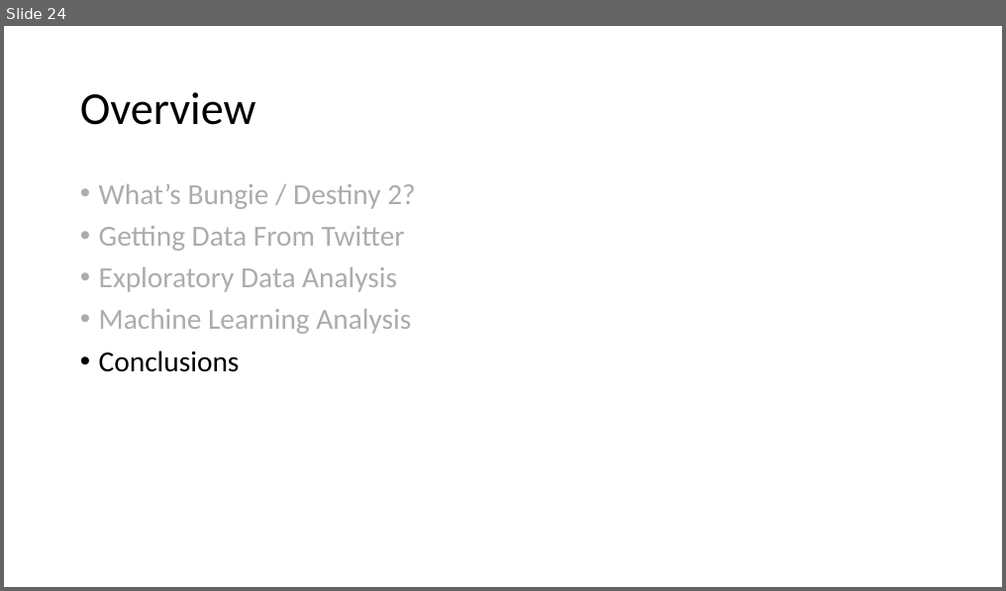
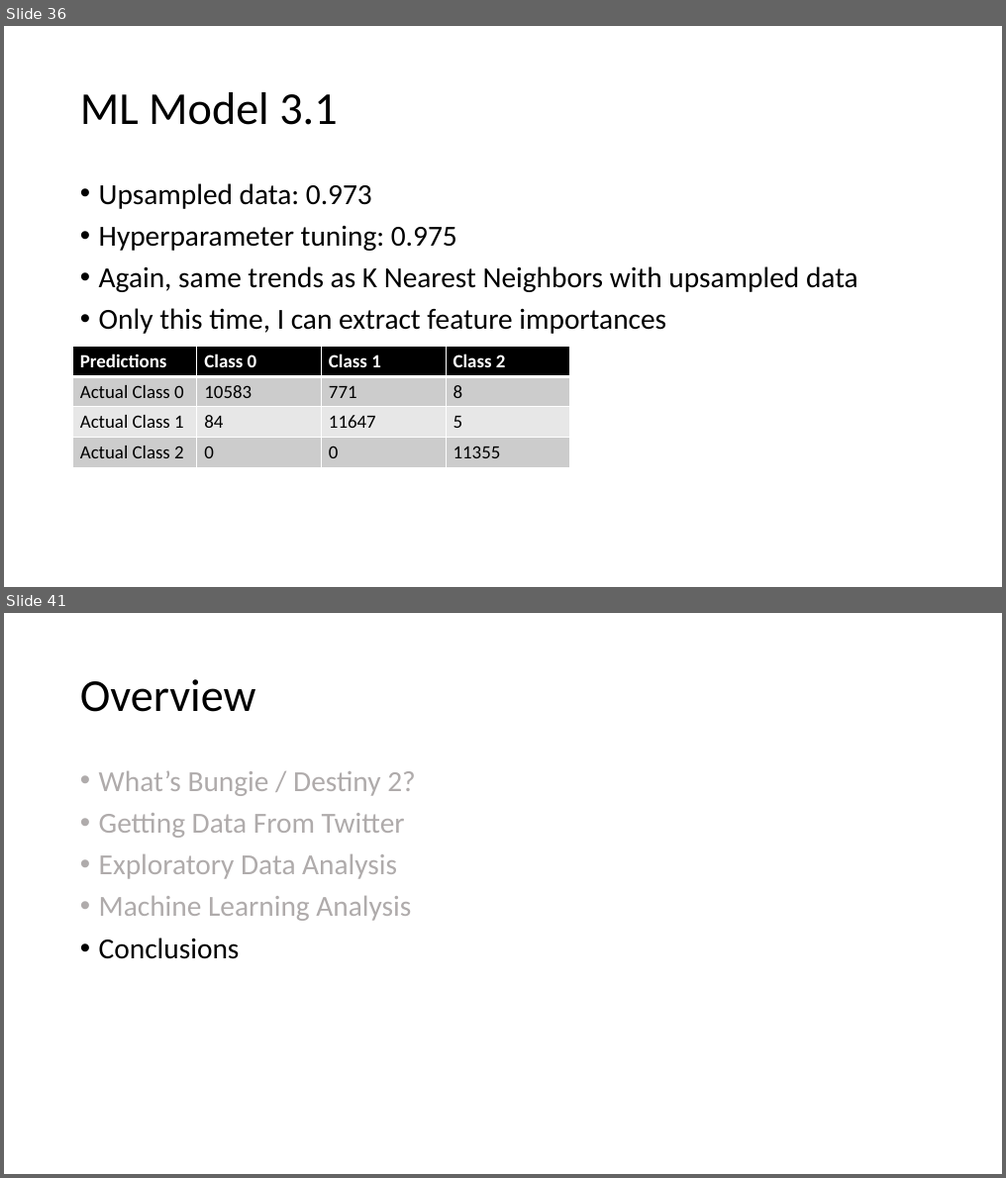
Before and after one commit to salvis2/SpringboardAlvis, a slide deck: capstone_project_2/reports/capstone_project_2_presentation.pptx. Shown one above the other, each under a label of ours: slide 24 before the commit, slides 36 and 41 after it; the slides between them are not shown. The pictures are 1006x591 and 1006x1178 pixels, drawn with LibreOffice and Linux fonts; fonts in the diff are those of the drawing. Boxes give left, top, right and bottom in pixels: in the first picture for what was removed or moved away, otherwise in the second. Text is boxed around its words. In the diff, an @@ line names an element or a change of style, - is before the commit and + after.

```diff
--- a/capstone_project_2/reports/capstone_project_2_presentation.pptx
+++ b/capstone_project_2/reports/capstone_project_2_presentation.pptx
@@ slide 36 added at (x1=4, y1=26, x2=1002, y2=587), background #FFFFFF @@
@@ title added at (x1=80, y1=92, x2=337, y2=125), 44 pt, text #000000 @@
+ML Model 3.1
@@ text added at (x1=99, y1=183, x2=858, y2=334), 28 pt, text #000000 @@
+• Upsampled data: 0.973
+• Hyperparameter tuning: 0.975
+• Again, same trends as K Nearest Neighbors with upsampled data
+• Only this time, I can extract feature importances
@@ table added at (x1=73, y1=347, x2=570, y2=468), 4 rows, 4 columns @@
+Predictions | Class 0 | Class 1 | Class 2
+Actual Class 0 | 10583 | 771 | 8
+Actual Class 1 | 84 | 11647 | 5
+Actual Class 2 | 0 | 0 | 11355
@@ what was slide 24 is now slide 41 @@
```
Also in this commit, not shown: 8 slides changed, 18 other slides added, 1 other file.
